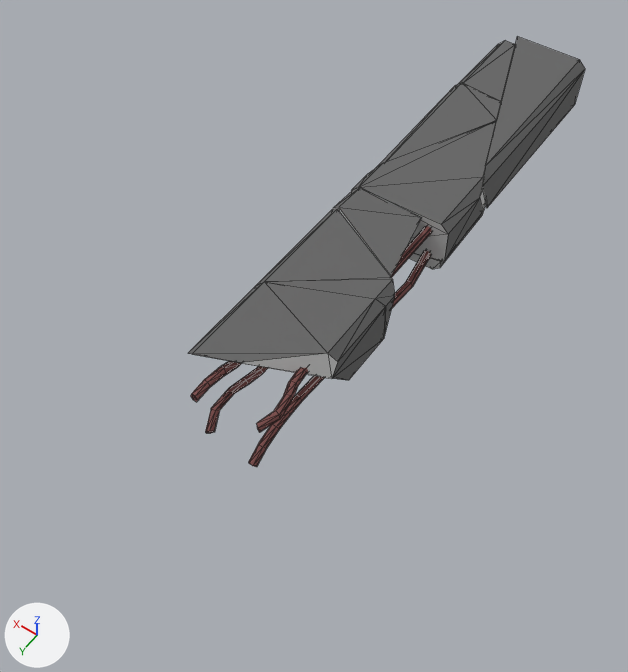
The FBX model Assets/FBXs/Val/NEW/Debris/P_PoutreCasséVertical1.fbx as it was, and as the next commit left it.
Camera for both pictures: a 50 mm camera at (-1.61, 4.69, 3.42) aimed at (0.04, 2.38, -0.21). The axes (+X, +Y, +Z) are drawn at lower left. The lights are the same throughout. Mesh edges are drawn as thin lines. Where no turn or scale is listed for an object, it has been applied to the vertices. Vertices at the same position are counted once.

Objects in the first picture: 'P_PoutreCasséVertical1'.
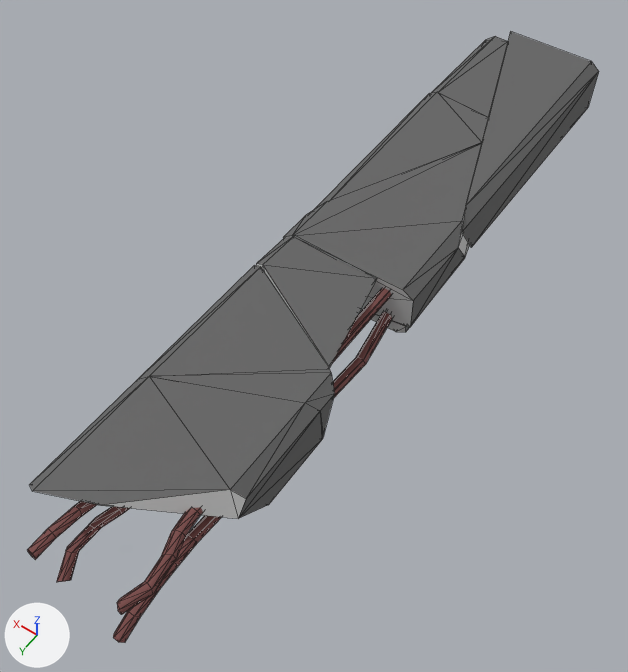
Where the change shows, as pixel boxes [x1, y1, x2, y2] in the pictures (628 x 672 px; the box of a moved part takes in the faces that stretch with it):
'P_PoutreCasséVertical1', reshaped (44% wider, 42% taller)
    before: [188, 37, 585, 467]
    after: [27, 31, 599, 643]
part 1 of me_mesh, moved or reshaped
    before: [482, 37, 585, 208]
    after: [462, 31, 599, 248]
part 2 of me_mesh, moved or reshaped
    before: [351, 122, 496, 262]
    after: [283, 143, 482, 327]
part 3 of me_mesh, moved or reshaped
    before: [409, 202, 486, 269]
    after: [359, 243, 470, 332]
part 4 of me_mesh, moved or reshaped
    before: [376, 83, 501, 168]
    after: [315, 92, 489, 209]
part 5 of me_mesh, moved or reshaped
    before: [460, 41, 515, 101]
    after: [431, 36, 508, 117]
part 6 of me_mesh, moved or reshaped
    before: [333, 188, 422, 276]
    after: [256, 237, 377, 368]
part 7 of me_mesh, moved or reshaped
    before: [248, 250, 431, 467]
    after: [113, 312, 392, 643]
part 8 of me_mesh, moved or reshaped
    before: [257, 226, 432, 433]
    after: [117, 288, 392, 615]
part 9 of me_mesh, moved or reshaped
    before: [191, 361, 242, 402]
    after: [27, 501, 97, 560]
part 10 of me_mesh, moved or reshaped
    before: [205, 366, 268, 433]
    after: [56, 507, 130, 582]
part 11 of me_mesh, added
    after: [30, 265, 335, 519]

What the commit changed:
me_mesh is used by ob_p_poutrecassévertical1; location (0.0, 0.0, 0.0).
me_mesh had 275 vertices, 512 faces and spanned x -0.3..0.3, y -0.09..3.21, z -0.22..0.22.
me_mesh now has 276 vertices, 512 faces and spans x -0.39..0.39, y -0.11..4.17, z -0.22..0.22.
me_mesh part 1: the loose piece of 10 vertices spanning x -0.27..0.21, y -0.09..1.24, z -0.15..0.21 is scaled about the mesh origin by (1.3, 1.3, 1).
me_mesh part 2: the loose piece of 20 vertices spanning x -0.3..0.3, y 0.72..1.67, z -0.16..0.21 is scaled about the mesh origin by (1.3, 1.3, 1).
me_mesh part 3: the loose piece of 14 vertices spanning x -0.28..0.27, y 0.78..1.65, z -0.17..0.04 is scaled about the mesh origin by (1.3, 1.3, 1).
me_mesh part 4: the loose piece of 16 vertices spanning x -0.09..0.3, y 0.49..1.52, z -0.18..0.22 is scaled about the mesh origin by (1.3, 1.3, 1).
me_mesh part 5: the loose piece of 21 vertices spanning x -0.17..0.3, y -0.01..1.28, z -0.16..0.21 is scaled about the mesh origin by (1.3, 1.3, 1).
me_mesh part 6: the loose piece of 12 vertices spanning x -0.24..0.3, y 1.66..2.12, z -0.17..0.21 is scaled about the mesh origin by (1.3, 1.3, 1).
me_mesh part 7: the loose piece of 42 vertices spanning x -0.26..-0.16, y 1.58..3.21, z -0.18..-0.03 is scaled about the mesh origin by (1.3, 1.3, 1).
me_mesh part 8: the loose piece of 36 vertices spanning x -0.27..-0.16, y 1.58..3.18, z 0.11..0.18 is scaled about the mesh origin by (1.3, 1.3, 1).
me_mesh part 9: the loose piece of 36 vertices spanning x 0.09..0.16, y 1.58..3.2, z 0.07..0.17 is scaled about the mesh origin by (1.3, 1.3, 1).
me_mesh part 10: the loose piece of 36 vertices spanning x 0.06..0.16, y 1.58..3.18, z -0.22..-0.06 is scaled about the mesh origin by (1.3, 1.3, 1).
me_mesh part 11: a new loose piece of 33 vertices spanning x -0.39..0.39, y 2.42..3.97, z -0.16..0.21.
